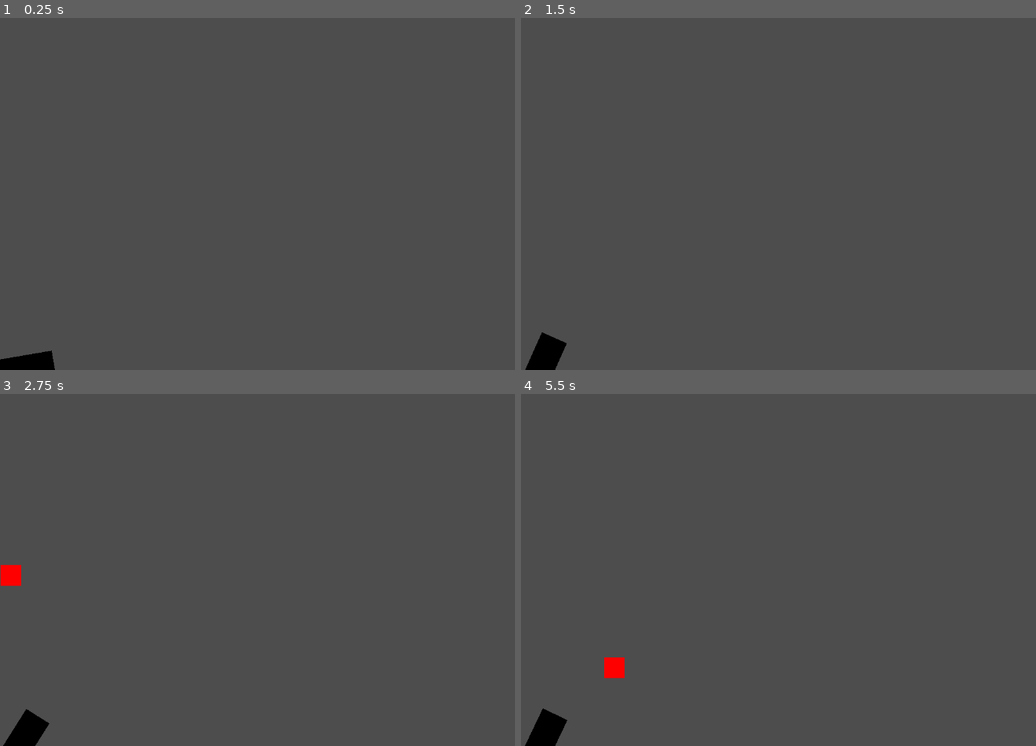
Above: before the commit, frames 1-4 (two rows, left to right).
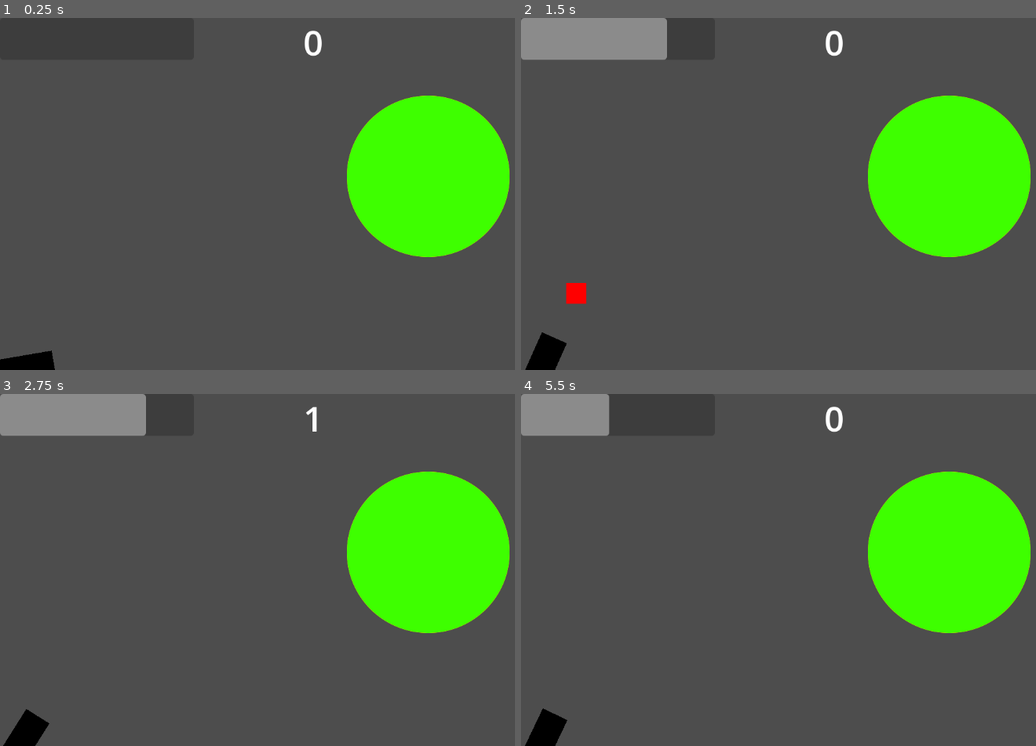
Above: after the commit, the same moments.

Repository: proJJ999/Ballon-Shooter
Game: Godot game, scene res://main.tscn
Same seed, same stepped clock (60 frames per second), same inputs: the game is played once before the commit and once after it.
Inputs:
- Up to frame 1 (0.25 s): no input
- Up to frame 2 (1.5 s): hold Space (shoot) 0.53-1.28 s; tap Space (shoot) at 1.35 s
- Up to frame 3 (2.75 s): hold Space (shoot) from 2.03 s (still down)
- Up to frame 4 (5.5 s): release Space (shoot) at 2.78 s; tap Space (shoot) at 2.85, 4.35 s; hold Space (shoot) 3.53-4.28 s; tap Enter at 4.25 s; hold Space (shoot) from 5.03 s (still down)

The runs differ from the first frame. In frame 1, 12% of the frame differs, in the area x 59-99%, y 3-68%; in frame 2, 15%, in the area x 0-99%, y 0-82%; in frame 3, 15%; in frame 4, 14%.

Commit message:
Added a few new featueres
- The cannon shots now depending on how long the player holds the space bar
- Added a score system
- Added a few HUD elements
  - A progressbar shows how much power your shot has
  - A Label shows your current score
- Added first iteration fo ballons

Diff:
--- /dev/null
+++ b/ballon.tscn
@@ -0,0 +1,15 @@
+[gd_scene load_steps=3 format=3 uid="uid://d26rxibmfdlxi"]
+
+[ext_resource type="Texture2D" uid="uid://saxediddtx70" path="res://ballon.png" id="1_vilrd"]
+
+[sub_resource type="CircleShape2D" id="CircleShape2D_78oql"]
+radius = 152.003
+
+[node name="Ballon" type="RigidBody2D"]
+freeze = true
+
+[node name="Sprite2D" type="Sprite2D" parent="."]
+texture = ExtResource("1_vilrd")
+
+[node name="CollisionShape2D" type="CollisionShape2D" parent="."]
+shape = SubResource("CircleShape2D_78oql")
--- /dev/null
+++ b/cannonball.gd
@@ -0,0 +1,16 @@
+extends RigidBody2D
+
+signal missed
+signal hit
+
+func _ready():
+	contact_monitor = true
+	max_contacts_reported = 1
+
+func _on_visible_on_screen_enabler_2d_screen_exited():
+	missed.emit()
+	queue_free()
+
+func _on_body_shape_entered(body_rid, body, body_shape_index, local_shape_index):
+	hit.emit()
+	queue_free()
--- a/cannonball.tscn
+++ b/cannonball.tscn
@@ -1,5 +1,6 @@
-[gd_scene load_steps=3 format=3 uid="uid://cn6f8fkx401ov"]
+[gd_scene load_steps=4 format=3 uid="uid://cn6f8fkx401ov"]
 
+[ext_resource type="Script" path="res://cannonball.gd" id="1_6yr46"]
 [ext_resource type="Texture2D" uid="uid://t2lygr7xwien" path="res://cannonball.png" id="1_wx5jm"]
 
 [sub_resource type="RectangleShape2D" id="RectangleShape2D_loof7"]
@@ -7,6 +8,7 @@
 
 [node name="Cannonball" type="RigidBody2D"]
 mass = 0.1
+script = ExtResource("1_6yr46")
 metadata/_edit_group_ = true
 
 [node name="Sprite2D" type="Sprite2D" parent="."]
@@ -15,3 +17,8 @@
 
 [node name="CollisionShape2D" type="CollisionShape2D" parent="."]
 shape = SubResource("RectangleShape2D_loof7")
+
+[node name="VisibleOnScreenEnabler2D" type="VisibleOnScreenEnabler2D" parent="."]
+
+[connection signal="body_shape_entered" from="." to="." method="_on_body_shape_entered"]
+[connection signal="screen_exited" from="VisibleOnScreenEnabler2D" to="." method="_on_visible_on_screen_enabler_2d_screen_exited"]
--- /dev/null
+++ b/hud.gd
@@ -0,0 +1,8 @@
+extends CanvasLayer
+
+func update_score(score):
+	$Score.text = str(score)
+
+func update_progress_bar(percentige):
+	var progressbar = $ProgressBar
+	progressbar.value = progressbar.max_value *	percentige
--- /dev/null
+++ b/hud.tscn
@@ -0,0 +1,24 @@
+[gd_scene load_steps=2 format=3 uid="uid://efu5s6u76kck"]
+
+[ext_resource type="Script" path="res://hud.gd" id="1_30kt7"]
+
+[node name="Hud" type="CanvasLayer"]
+script = ExtResource("1_30kt7")
+
+[node name="ProgressBar" type="ProgressBar" parent="."]
+offset_right = 356.0
+offset_bottom = 77.0
+show_percentage = false
+
+[node name="Score" type="Label" parent="."]
+anchors_preset = 5
+anchor_left = 0.5
+anchor_right = 0.5
+offset_left = -96.0
+offset_right = 96.0
+offset_bottom = 64.0
+grow_horizontal = 2
+theme_override_font_sizes/font_size = 64
+text = "0"
+horizontal_alignment = 1
+vertical_alignment = 1
--- a/main.gd
+++ b/main.gd
@@ -2,24 +2,54 @@
 
 @export var cannonball_scene: PackedScene
 var shootable = true
-var shooting_force = 5000
+var score = 0
+
+var MIN_SHOOTING_FORCE = 3000
+var MAX_SHOOTING_FORCE = 8000
+var shooting_force = 3000
+var shooting_force_increase_speed = 5000
 
 func _process(delta):
 	if not shootable:
 		return
+
+	if Input.is_action_just_pressed("shoot"):
+		shooting_force = MIN_SHOOTING_FORCE
 	if Input.is_action_pressed("shoot"):
-		print("fff")
+		shooting_force += shooting_force_increase_speed * delta
+		shooting_force = clamp(shooting_force, MIN_SHOOTING_FORCE, MAX_SHOOTING_FORCE)
+	if Input.is_action_just_released("shoot"):
 		shoot()
+
+	update_progressbar()
 
 func shoot():
 	shootable = false
 	$CannonballCooldown.start()
 
-	var cannonball = cannonball_scene.instantiate()
-	cannonball.position = $StartPoint.position
+	var cannonball = create_cannonball()
 	var force = Vector2.UP.rotated($Cannon.rotation + PI / 2) * shooting_force
 	cannonball.apply_central_force(force)
-	add_child(cannonball)
 
 	await $CannonballCooldown.timeout
 	shootable = true
+
+func create_cannonball():
+	var cannonball = cannonball_scene.instantiate()
+	cannonball.position = $StartPoint.position
+	cannonball.missed.connect(missed)
+	cannonball.hit.connect(hit)
+	add_child(cannonball)
+	return cannonball
+
+func update_progressbar():
+	var percentige = (shooting_force - MIN_SHOOTING_FORCE) / (MAX_SHOOTING_FORCE - MIN_SHOOTING_FORCE)
+	$Hud.update_progress_bar(percentige)
+
+func missed():
+	score -= 1
+	$Hud.update_score(score)
+
+func hit():
+	score += 1
+	$Hud.update_score(score)
--- a/main.tscn
+++ b/main.tscn
@@ -1,8 +1,10 @@
-[gd_scene load_steps=4 format=3 uid="uid://btaoh6hewijmt"]
+[gd_scene load_steps=6 format=3 uid="uid://btaoh6hewijmt"]
 
 [ext_resource type="Script" path="res://main.gd" id="1_723l6"]
 [ext_resource type="PackedScene" uid="uid://bv5uaa5athlia" path="res://cannon.tscn" id="2_8eevq"]
 [ext_resource type="PackedScene" uid="uid://cn6f8fkx401ov" path="res://cannonball.tscn" id="2_tsu72"]
+[ext_resource type="PackedScene" uid="uid://efu5s6u76kck" path="res://hud.tscn" id="4_iyiko"]
+[ext_resource type="PackedScene" uid="uid://d26rxibmfdlxi" path="res://ballon.tscn" id="5_0obem"]
 
 [node name="Main" type="Node"]
 script = ExtResource("1_723l6")
@@ -16,3 +18,8 @@
 
 [node name="StartPoint" type="Marker2D" parent="."]
 position = Vector2(0, 648)
+
+[node name="Hud" parent="." instance=ExtResource("4_iyiko")]
+
+[node name="Ballon" parent="." instance=ExtResource("5_0obem")]
+position = Vector2(786, 292)
Binary file added: ballon.png
Not shown, added: ballon.png.import
